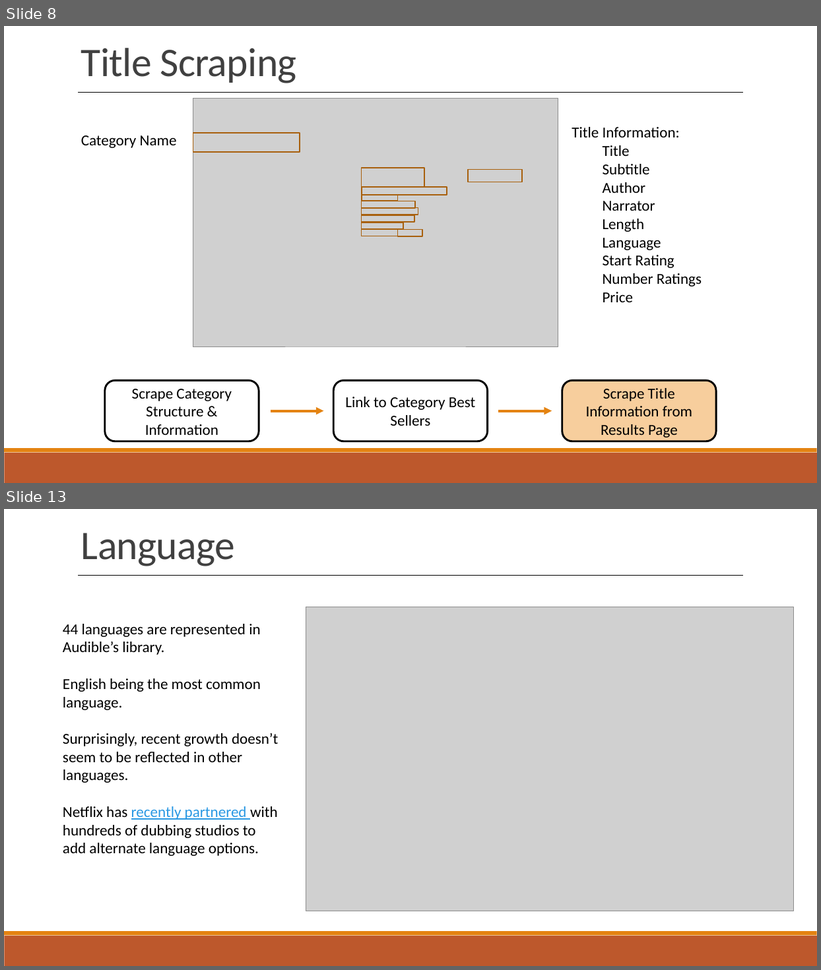
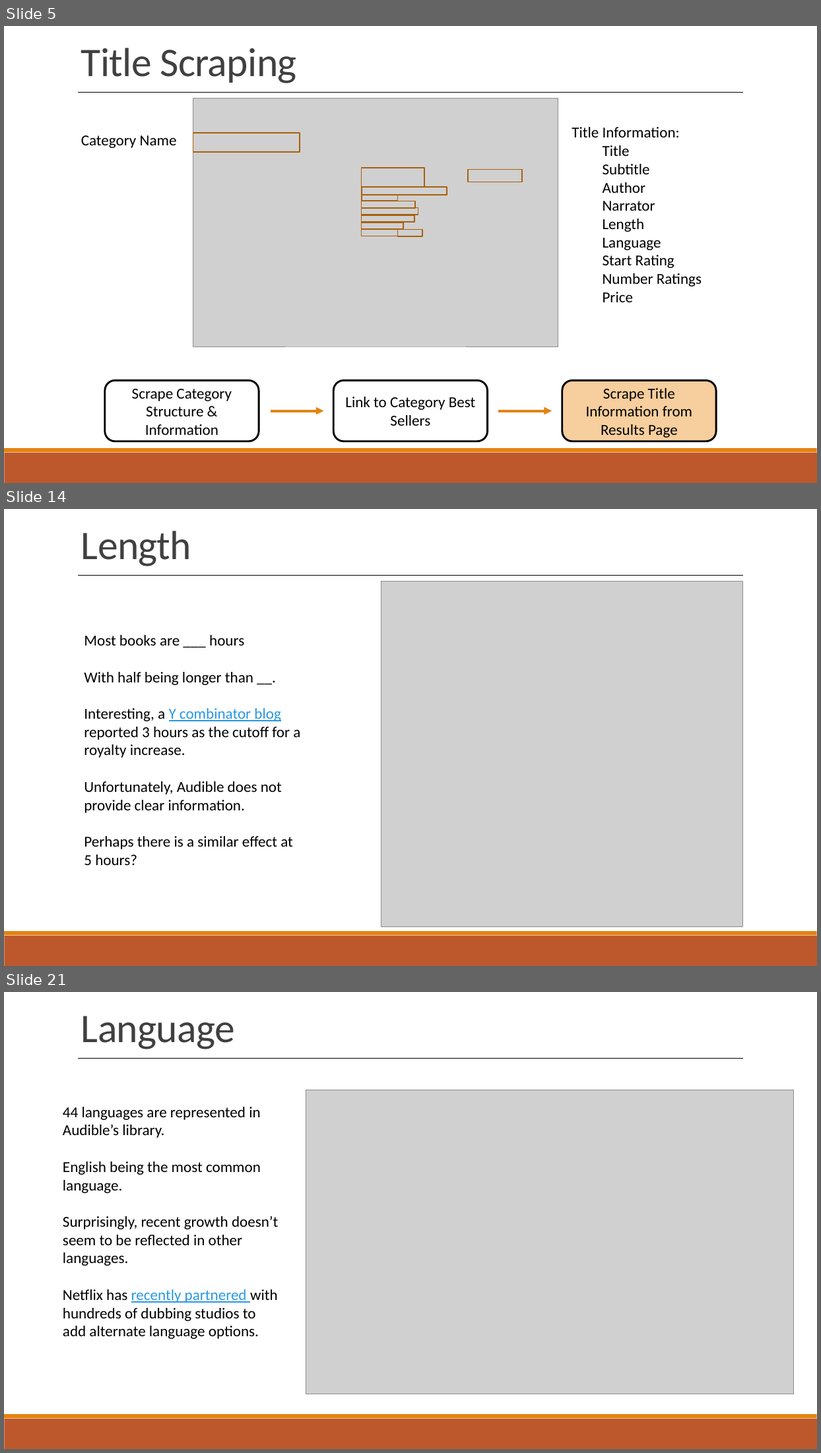
Before and after one commit to jwelch1123/finding_the_tree_in_the_forest, a slide deck: Presentation.pptx. Shown one above the other, each under a label of ours: slides 8 and 13 before the commit, slides 5, 14 and 21 after it; the slides between them are not shown. The pictures are 821x970 and 821x1453 pixels, drawn with LibreOffice and Linux fonts; fonts in the diff are those of the drawing; grey boxes stand for pictures. Boxes give left, top, right and bottom in pixels: in the first picture for what was removed or moved away, otherwise in the second. Text is boxed around its words. In the diff, an @@ line names an element or a change of style, - is before the commit and + after.

```diff
--- a/Presentation.pptx
+++ b/Presentation.pptx
@@ slide 14 added at (4, 509, 817, 966), background #FFFFFF; not listed: 2 template elements that a slide beside it also shows @@
@@ text added at (81, 531, 191, 566), 48 pt, text #404040 @@
+Length
@@ line added from (79, 576) to (743, 576), #000000 0.25 pt @@
@@ picture added at (381, 581, 743, 927) @@
@@ text added at (84, 635, 300, 865), 18 pt, text #000000 @@
+Most books are ___ hours
+With half being longer than __.
+Interesting, a Y combinator blog reported 3 hours as the cutoff for a royalty increase.
+Unfortunately, Audible does not provide clear information.
+Perhaps there is a similar effect at 5 hours?
@@ what was slide 8 is now slide 5 @@
@@ what was slide 13 is now slide 21 @@
```
Also in this commit, not shown: 4 slides changed, 15 other slides added, 12 slides removed, 20 other files.
